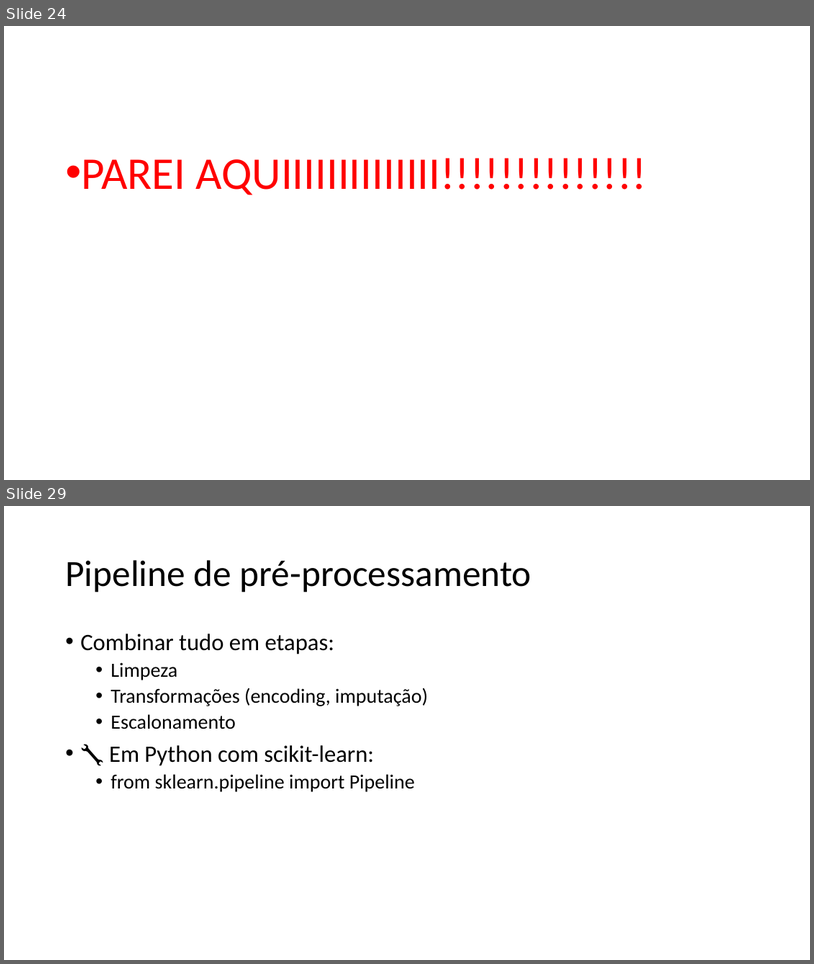
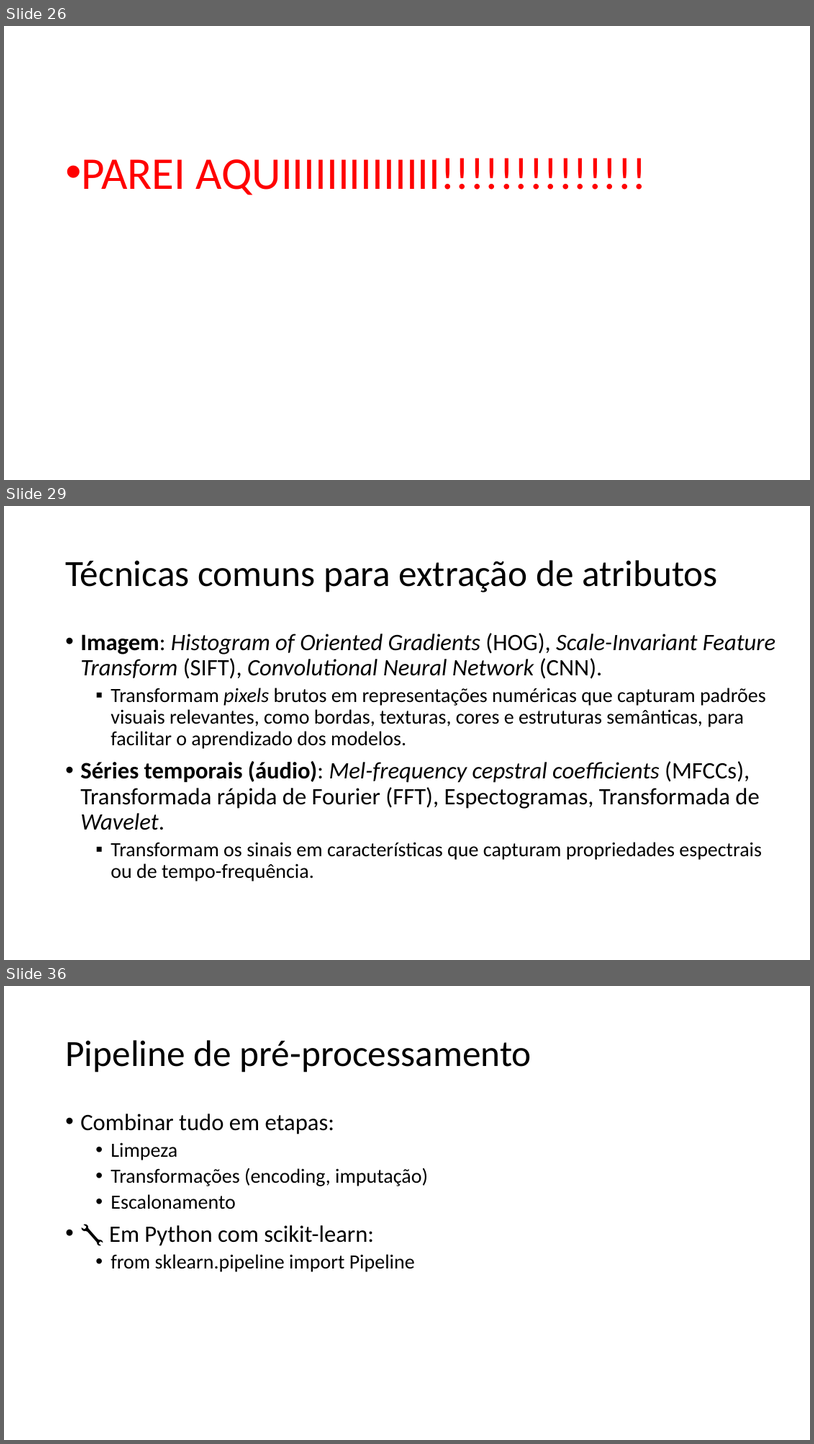
Before and after one commit to zz4fap/c24_inteligencia_artificial, a slide deck: slides/C24_Transformações.pptx. Shown one above the other, each under a label of ours: slides 24 and 29 before the commit, slides 26, 29 and 36 after it; the slides between them are not shown. The pictures are 814x964 and 814x1444 pixels, drawn with LibreOffice and Linux fonts; fonts in the diff are those of the drawing. Boxes give left, top, right and bottom in pixels: in the first picture for what was removed or moved away, otherwise in the second. Text is boxed around its words. In the diff, an @@ line names an element or a change of style, - is before the commit and + after.

```diff
--- a/slides/C24_Transformações.pptx
+++ b/slides/C24_Transformações.pptx
@@ slide 29 added at <box>4,506,810,960</box>, background #FFFFFF @@
@@ title added at <box>65,560,718,592</box>, 44 pt, text #000000 @@
+Técnicas comuns para extração de atributos
@@ text added at <box>80,633,776,881</box>, 24 pt, text #000000 @@
+• Imagem: Histogram of Oriented Gradients (HOG), Scale-Invariant Feature Transform (SIFT), Convolutional Neural Network (CNN).
+  ▪ Transformam pixels brutos em representações numéricas que capturam padrões visuais relevantes, como bordas, texturas, cores e estruturas semânticas, para facilitar o aprendizado dos modelos.
+• Séries temporais (áudio): Mel-frequency cepstral coefficients (MFCCs), Transformada rápida de Fourier (FFT), Espectogramas, Transformada de Wavelet.
+  ▪ Transformam os sinais em características que capturam propriedades espectrais ou de tempo-frequência.
@@ what was slide 24 is now slide 26 @@
@@ what was slide 29 is now slide 36 @@
```
Also in this commit, not shown: 2 slides changed, 8 other slides added, 2 slides removed.
